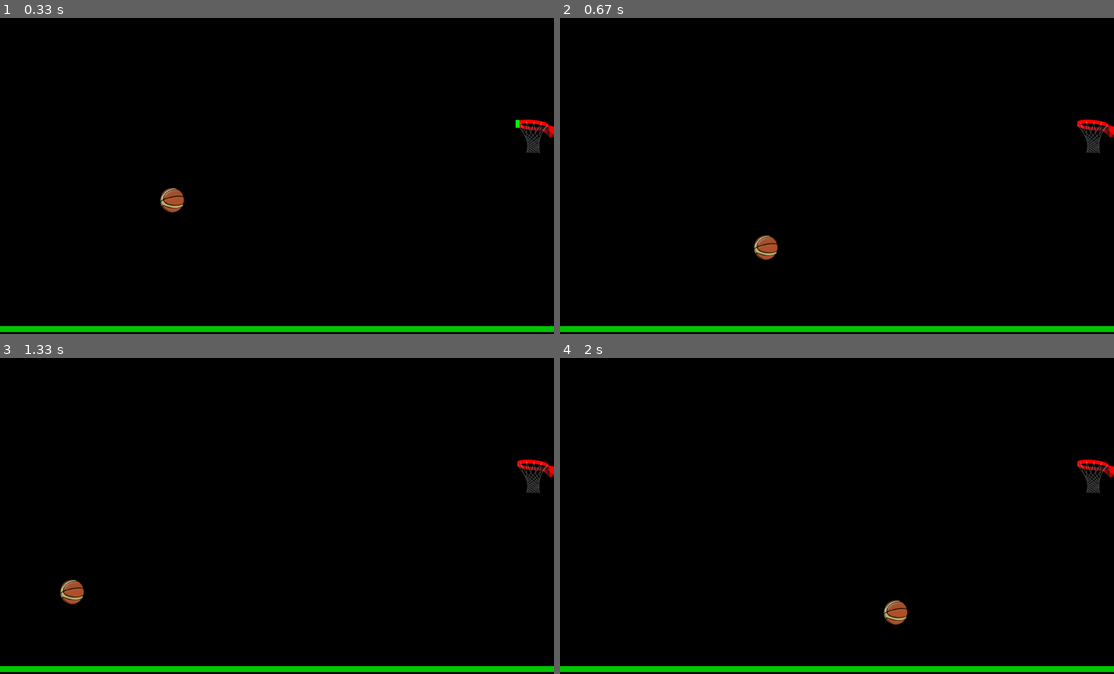
Above: before the commit, frames 1-4 (two rows, left to right).
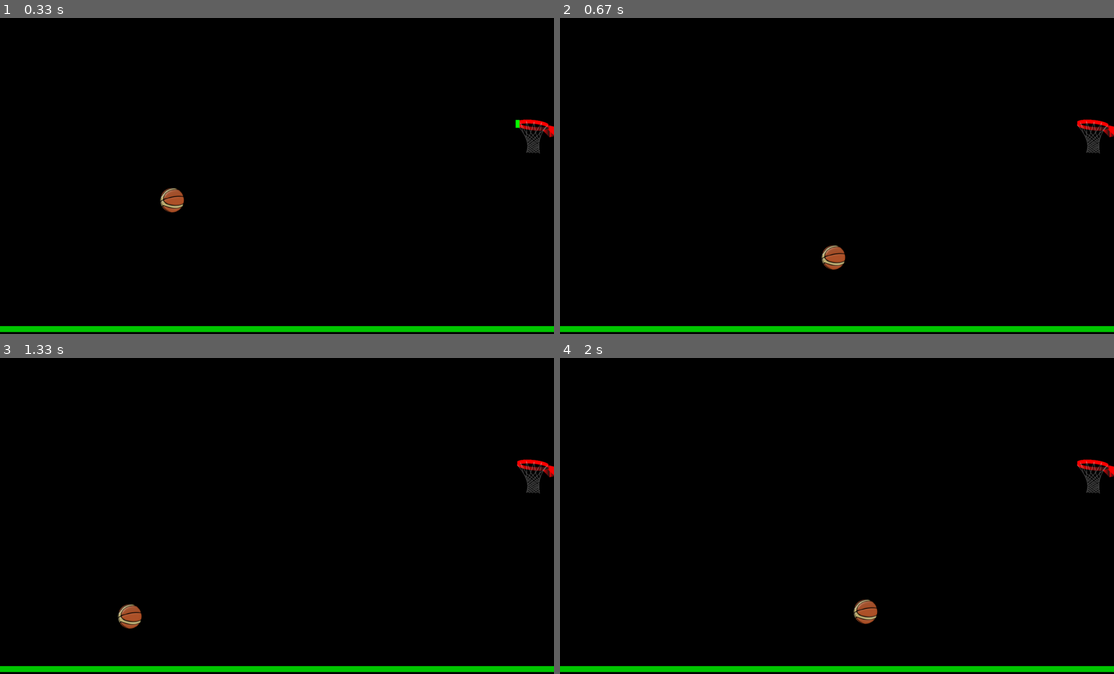
Above: after the commit, the same moments.

Repository: IGNITE-Pathways/Hoops
Game: pygame game, started from Pygame Hoops.py
Same seed, same stepped clock (60 frames per second), same inputs: the game is played once before the commit and once after it.
Inputs (mouse positions are in pixels of both pictures, inside the frame that each line leads up to):
- Up to frame 1 (0.33 s): no input
- Up to frame 2 (0.67 s): click (1014, 166) at 0.38 s
- Up to frame 3 (1.33 s): no input
- Up to frame 4 (2 s): no input

Frame 1 is identical in both runs. In frame 2, 0.5% of the frame differs, in the area x 35-52%, y 68-80%; in frame 3, 0.5%; in frame 4, 0.5%.

Commit message:
fixed falling into the abyss

Diff:
--- a/Pygame Hoops.py
+++ b/Pygame Hoops.py
@@ -26,16 +26,19 @@
     vfx = 0
     vfy = 0
     height_gained=0
-    print("x",ball_pos[0],"y",ball_pos[1],"vx",vx,"vy",vy)
-    t=0
+    #print("x",ball_pos[0],"y",ball_pos[1],"vx",vx,"vy",vy)
+    t=.2
     while True:
         x = vx * t
         y = vy * t + (g * t * t * 0.5) + ball_pos[1]
         path.append((x+ball_pos[0],(y)))
         #print(x + ball_pos[0],y)
-        t+=0.3
+        t+=0.2
         height_gained = y-ball_pos[1]
-        if (x + ball_pos[0] > screenWidth - ball_size/2) and vx>=0:
+        if abs(vx)<2 or abs(vy)<2:
+            print("slowball")
+            break
+        elif (x + ball_pos[0] > screenWidth - ball_size/2) and vx>=0:
             #Hitting Right Wall
             vfx = -vx*damp
             vertex_x = ball_pos[0] - vx*(vy/g)
@@ -46,7 +49,6 @@
             else:
                 #print("Hitting Right Wall: upward")
                 vfy = -math.sqrt((vy*vy)+(2*g*height_gained))*damp
-            #print("vertex-x",vertex_x,"vertex-y",vertex_y)
             break
         elif (x + ball_pos[0] < ball_size/2) and vx<0:
             #Hitting Left Wall
@@ -55,42 +57,21 @@
             vertex_y = screenHeight-(screenHeight - ball_pos[1])-((0.5*vy*vy)/g)
             if x + ball_pos[0] < vertex_x:
                 vfy = math.sqrt((vy*vy)+(2*g*height_gained))*damp
-               #print("Hitting Left Wall: downward")
             else:
                 vfy = -math.sqrt((vy*vy)+(2*g*height_gained))*damp
-                #print("Hitting Left Wall: upward")
-            #print("vertex-x",vertex_x,"vertex-y",vertex_y)
             break
-        elif (y > screenHeight - ball_size/2 - 15) and vy>0 and vx>0:
+        elif (y > screenHeight - ball_size/2 - 15):
             #Hitting Floor
             vfx = vx*damp
             vfy = -math.sqrt((vy*vy)+(2*g*height_gained))*damp
-            #if x + ball_pos[0] > 0:
-            print("Hitting Floor: forward")
-            #else:
-                #print("Hitting Floor: backward")
-            break
-        elif (y > screenHeight - ball_size/2 - 15) and vy>0 and vx<0:
-            #Hitting Floor
-            vfx = vx*damp
-            vfy = -math.sqrt((vy*vy)+(2*g*height_gained))*damp
-            print("Hitting Floor: backward")
             break
         elif (y < ball_size/2) and vy<0:
             #Hitting Ceiling
             vfx = vx*damp
             vfy = math.sqrt((vy*vy)+(2*g*height_gained))*damp
-            #if x + ball_pos[0] > 0:
-                #print("Hitting Ceiling: forward")
-            #else:
-                #print("Hitting Ceiling: backward")
             break
-        elif abs(vx)<5 or abs(vy)<5:
-            print("slowball")
-            break
-        else:
-            print("vfx",vfx,"vfy",vfy,"height_gained",-height_gained)
-            print("x",x+ball_pos[0],"y",y,"vx",vx,"vy",vy)
+    #print("vfx",vfx,"vfy",vfy,"height_gained",-height_gained)
+    #print("x",x+ball_pos[0],"y",y,"vx",vx,"vy",vy)
     return path, (x + ball_pos[0], y), vfx, vfy
 
 def calc_trajectory(pos):
@@ -111,9 +92,10 @@
 lastPos=(0,0)
 def reset_field():
     screen.fill(black)
-    screen.blit(hoop, (hx, hy))
     pygame.Surface.set_colorkey (ball, [0,0,0])
     screen.blit(ball, (bx, by))
+    pygame.Surface.set_colorkey (hoop, [0,0,0])
+    screen.blit(hoop, (hx, hy))
     pygame.draw.rect(screen,(0,200,0),Rect(0,screenHeight - 20,screenWidth,15))
     # pygame.draw.rect(screen,(white),Rect(hx+10,hy+10,80,20))
     pygame.draw.rect(screen,(green),Rect(hx-2,hy+8,10,20))
@@ -126,17 +108,19 @@
      for a in path:
         time.sleep(.03)
         screen.fill(black)
-        screen.blit(hoop, (hx, hy))
         pygame.Surface.set_colorkey (ball, [0,0,0])
         screen.blit(ball, (a[0]-round(ball_size/2),a[1]-round(ball_size/2)))
+        pygame.Surface.set_colorkey (hoop, [0,0,0])
+        screen.blit(hoop, (hx, hy))
         pygame.draw.rect(screen,(0,200,0),Rect(0,screenHeight - 20,screenWidth,15))
         pygame.display.update()
         rim = pygame.Rect(hx,hy+10,95,20)
         if a == collision_point:
-            print("bounce again")
+            #print("bounce again")
             bounce_ball(collision_point, vx, vy)
         if rim.collidepoint((a[0],a[1])):
             print("Goal!!")
+            break
 
 reset_field()
 while True:
@@ -146,7 +130,7 @@
             if event.type == pygame.MOUSEBUTTONDOWN:
                 #print("mouse down")
                 if event.button==1:
-                    print("pos",event.pos[0],event.pos[1])
+                    #print("pos",event.pos[0],event.pos[1])
                     shoot=True
                     lastPos=(event.pos[0],event.pos[1])
                     endPos=(bx+round(ball_size/2),by+round(ball_size/2))
@@ -171,11 +155,12 @@
                     screen.blit(ball, (bx, by))
                     path, collision_point, vx, vy  = calc_trajectory(lastPos)
                     for a in path:
-                        time.sleep(.03)
+                        time.sleep(.01)
                         screen.fill(black)
-                        screen.blit(hoop, (hx, hy))
                         pygame.Surface.set_colorkey (ball, [0,0,0])
                         screen.blit(ball, (a[0]-round(ball_size/2),a[1]-round(ball_size/2)))
+                        pygame.Surface.set_colorkey (hoop, [0,0,0])
+                        screen.blit(hoop, (hx, hy))
                         pygame.draw.rect(screen,(0,200,0),Rect(0,780,1500,15))
                         pygame.display.update()
                         rim = pygame.Rect(hx,hy+10,95,20)
@@ -187,5 +172,4 @@
                             print("Goal!!")
                             break
                     shoot=False
-                    reset_field()
     pygame.display.flip()
